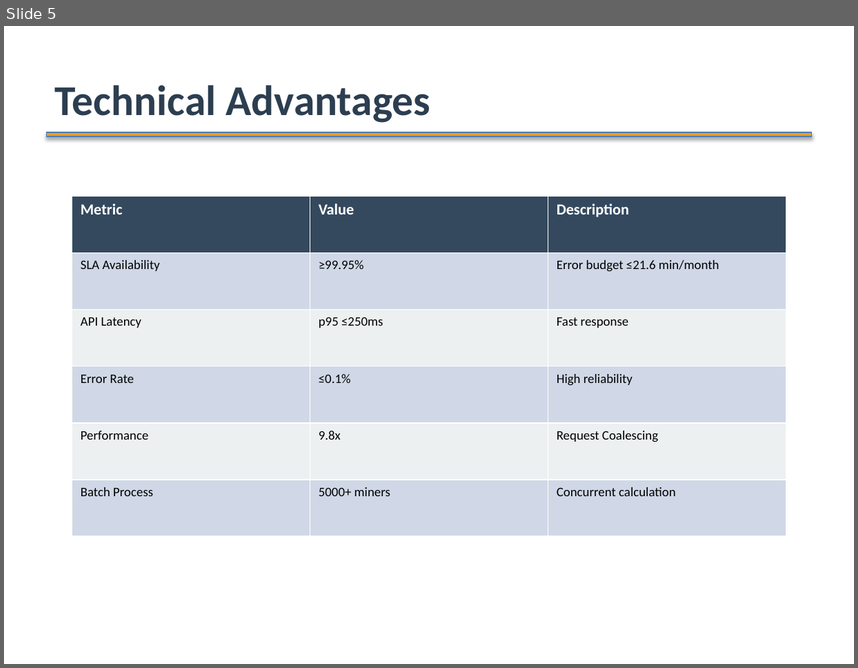
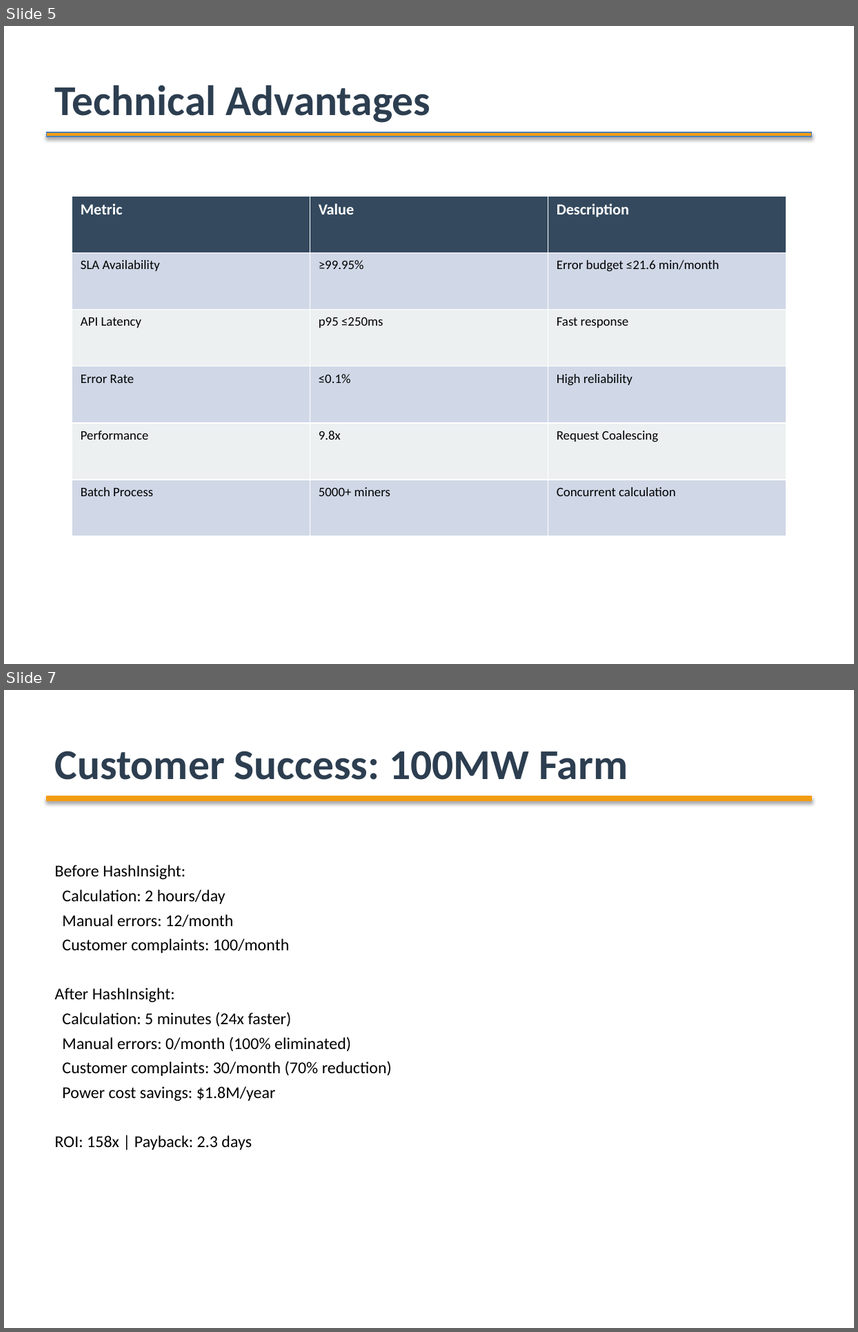
Before and after one commit to ArabotHXL/BTC_project, a slide deck: HashInsight_Product_Introduction_EN.pptx. Shown one above the other, each under a label of ours: slide 5 before the commit, slides 5 and 7 after it; the slides between them are not shown. The pictures are 858x668 and 858x1332 pixels, drawn with LibreOffice and Linux fonts; fonts in the diff are those of the drawing. Boxes give left, top, right and bottom in pixels: in the first picture for what was removed or moved away, otherwise in the second. Text is boxed around its words. In the diff, an @@ line names an element or a change of style, - is before the commit and + after.

```diff
--- a/HashInsight_Product_Introduction_EN.pptx
+++ b/HashInsight_Product_Introduction_EN.pptx
@@ slide 7 added at [4, 690, 854, 1328], background #FFFFFF @@
@@ text added at [55, 751, 628, 780], 36 pt, text #2C3E50, bold @@
+Customer Success: 100MW Farm
@@ rectangle added at [47, 796, 811, 800], fill #F39C12, outline #F39C12 0.75 pt @@
@@ text added at [55, 865, 392, 1150], 14 pt, text #000000 @@
+Before HashInsight:
+Calculation: 2 hours/day
+Manual errors: 12/month
+Customer complaints: 100/month
+After HashInsight:
+Calculation: 5 minutes (24x faster)
+Manual errors: 0/month (100% eliminated)
+Customer complaints: 30/month (70% reduction)
+Power cost savings: $1.8M/year
+ROI: 158x | Payback: 2.3 days
```
Also in this commit, not shown: 5 slides changed, 1 other slide added, 2 slides removed, 18 other files.
